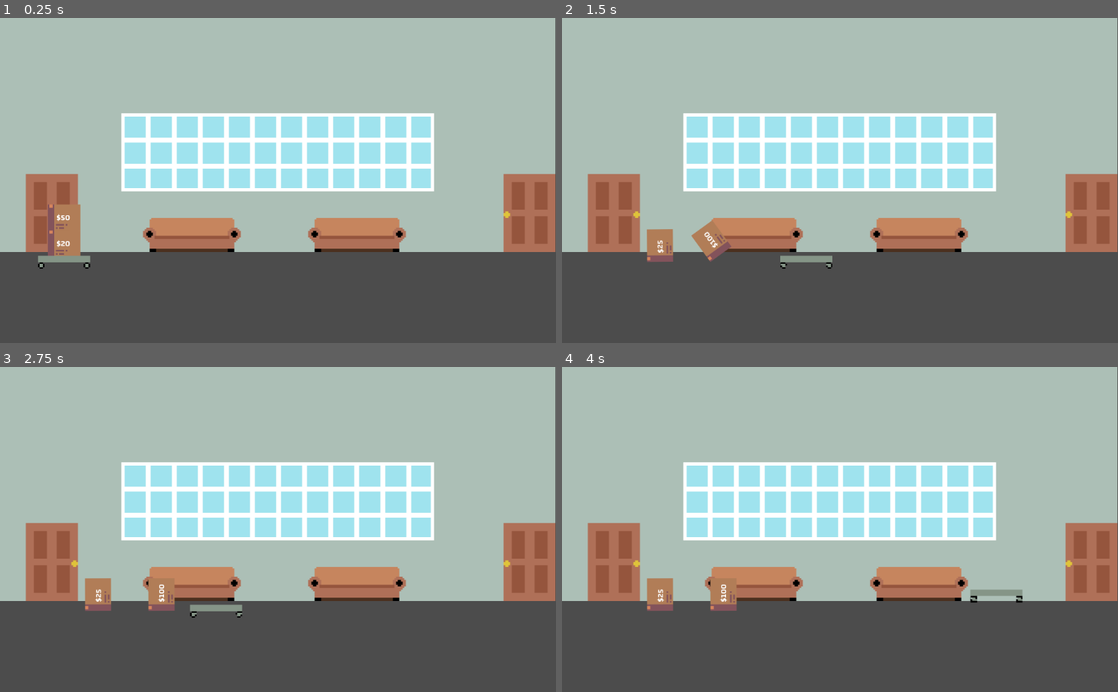
Above: before the commit, frames 1-4 (two rows, left to right).
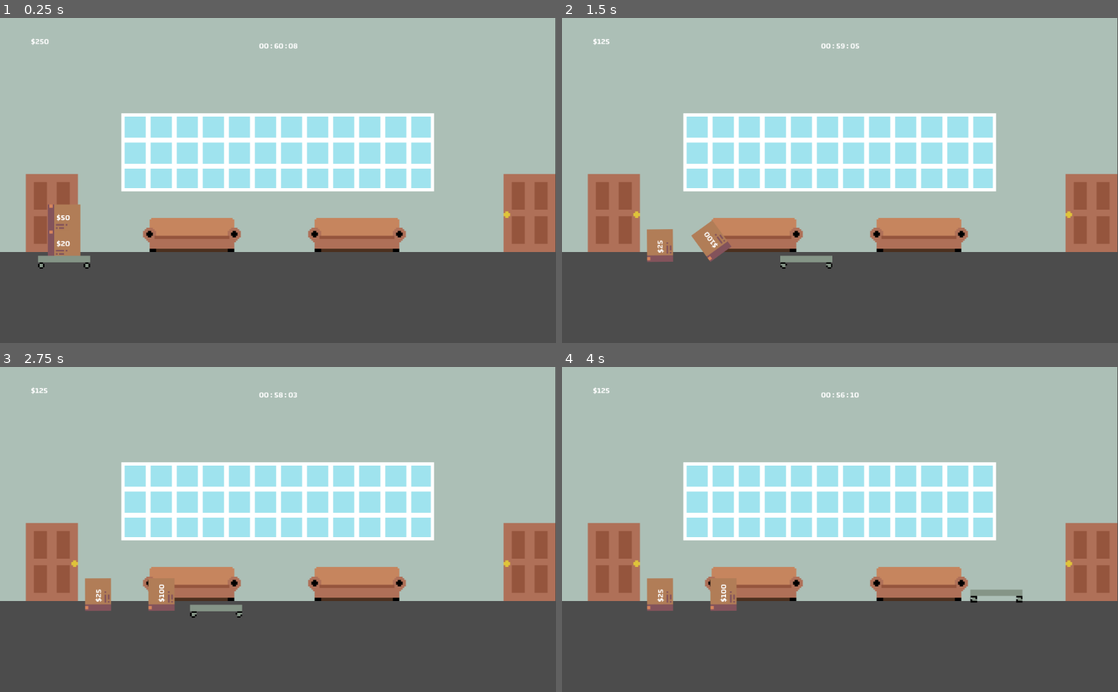
Above: after the commit, the same moments.

Repository: JMixson/moving-out-day
Game: Godot game, scene res://Scenes/Level 1.tscn
Two runs of this game, one before a commit and one after it. Both use one fixed random seed, a clock stepped at 60 frames per second and the inputs below.
Inputs:
- Up to frame 1 (0.25 s): no input
- Up to frame 2 (1.5 s): tap Enter at 0.5 s; hold Right (ui_right) from 0.53 s (still down); tap Up (ui_up) at 0.77 s
- Up to frame 3 (2.75 s): tap Up (ui_up) at 1.52 s; release Right (ui_right) at 2.03 s; hold Left (ui_left) from 2.03 s (still down)
- Up to frame 4 (4 s): release Left (ui_left) at 2.78 s; hold Right (ui_right) from 2.78 s (still down); tap Up (ui_up) at 3.02, 3.77 s

The runs differ from the first frame. In frame 1, less than 0.1% of the frame differs, in the area x 5-54%, y 6-10%; in frame 2, less than 0.1%; in frame 3, less than 0.1%; in frame 4, less than 0.1%.

Commit message:
Add Top UI scene to Level 1 scene

Diff:
--- a/Scenes/Level 1.tscn
+++ b/Scenes/Level 1.tscn
@@ -1,9 +1,10 @@
-[gd_scene load_steps=8 format=2]
+[gd_scene load_steps=9 format=2]
 
 [ext_resource path="res://Assets/Sprites/level-1-map.png" type="Texture" id=1]
 [ext_resource path="res://Scenes/Player.tscn" type="PackedScene" id=2]
 [ext_resource path="res://Scenes/Box.tscn" type="PackedScene" id=3]
 [ext_resource path="res://Scripts/Level 1.gd" type="Script" id=4]
+[ext_resource path="res://Scenes/Top UI.tscn" type="PackedScene" id=5]
 
 [sub_resource type="RectangleShape2D" id=1]
 extents = Vector2( 26, 303 )
@@ -61,4 +62,10 @@
 [node name="Player" parent="." instance=ExtResource( 2 )]
 position = Vector2( 118, 438 )
 
+[node name="Top UI" parent="." instance=ExtResource( 5 )]
+margin_left = -1.0
+margin_top = 2.0
+margin_right = -1.0
+margin_bottom = 2.0
+
 [connection signal="body_entered" from="Door" to="." method="_on_Door_body_entered"]
